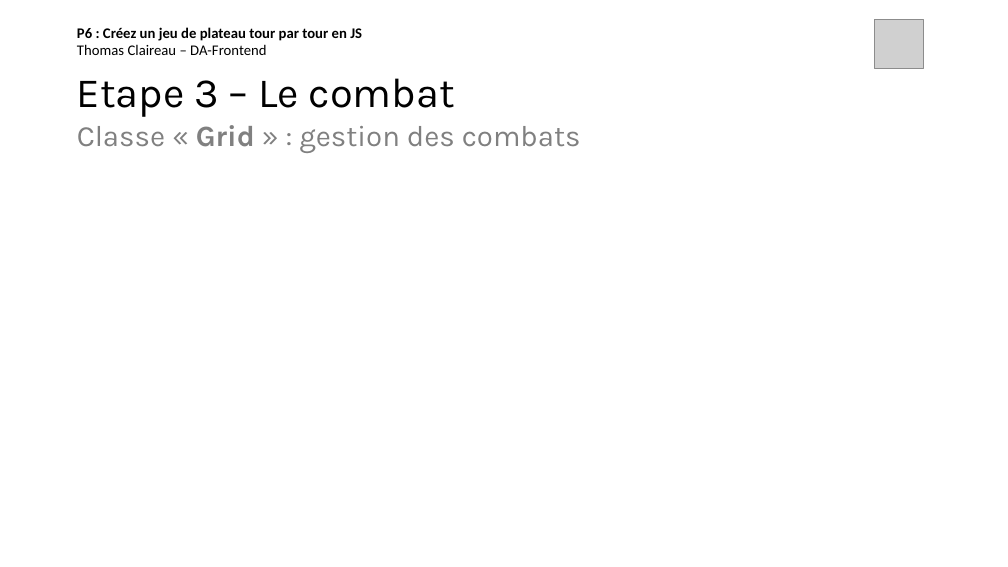
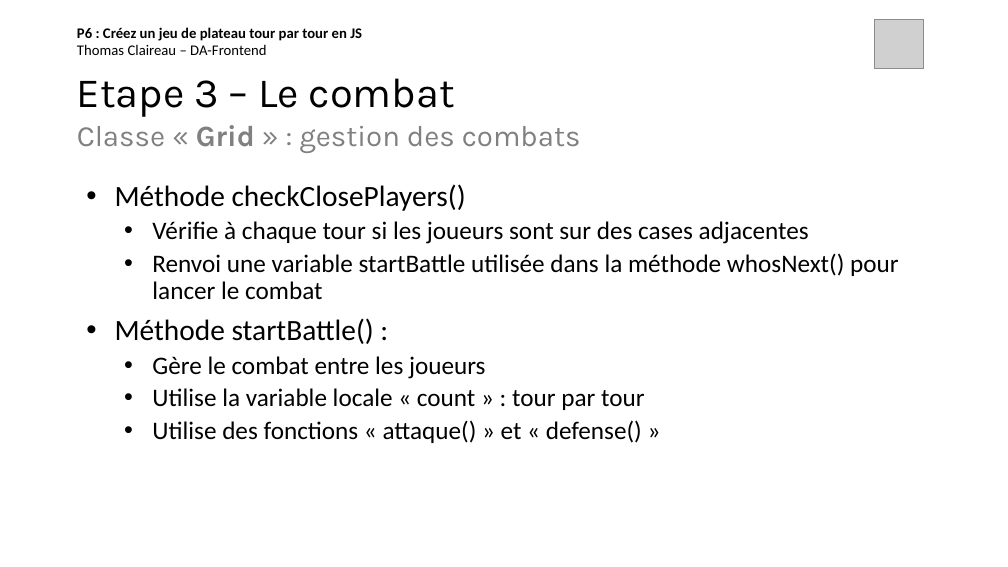
Before and after one commit to thomas-claireau/P6-Openclassrooms, a slide deck: slide 13 of Présentation P6 - OpenClassrooms.pptx. Drawn at 1008x567 pixels with LibreOffice and Linux fonts; fonts in the diff are those of the drawing; grey boxes stand for pictures. Boxes give left, top, right and bottom in pixels: in the first picture for what was removed or moved away, otherwise in the second. Text is boxed around its words. In the diff, an @@ line names an element or a change of style, - is before the commit and + after.

```diff
--- a/Présentation P6 - OpenClassrooms.pptx
+++ b/Présentation P6 - OpenClassrooms.pptx
@@ text added at [115,184,899,443], 24 pt, text #000000 @@
+• Méthode checkClosePlayers()
+  • Vérifie à chaque tour si les joueurs sont sur des cases adjacentes
+  • Renvoi une variable startBattle utilisée dans la méthode whosNext() pour lancer le combat
+• Méthode startBattle() :
+  • Gère le combat entre les joueurs
+  • Utilise la variable locale « count » : tour par tour
+  • Utilise des fonctions « attaque() » et « defense() »
```
Also in this commit, not shown: 3 other slides changed.
